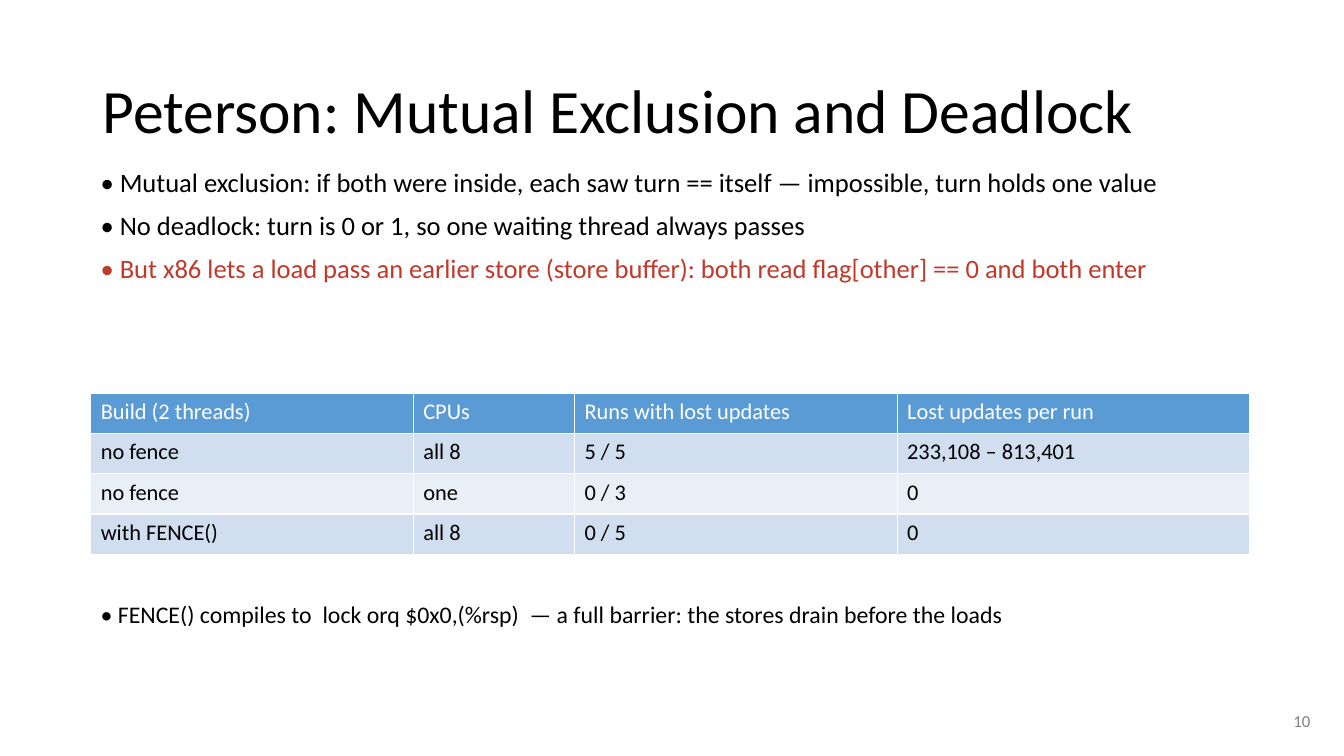
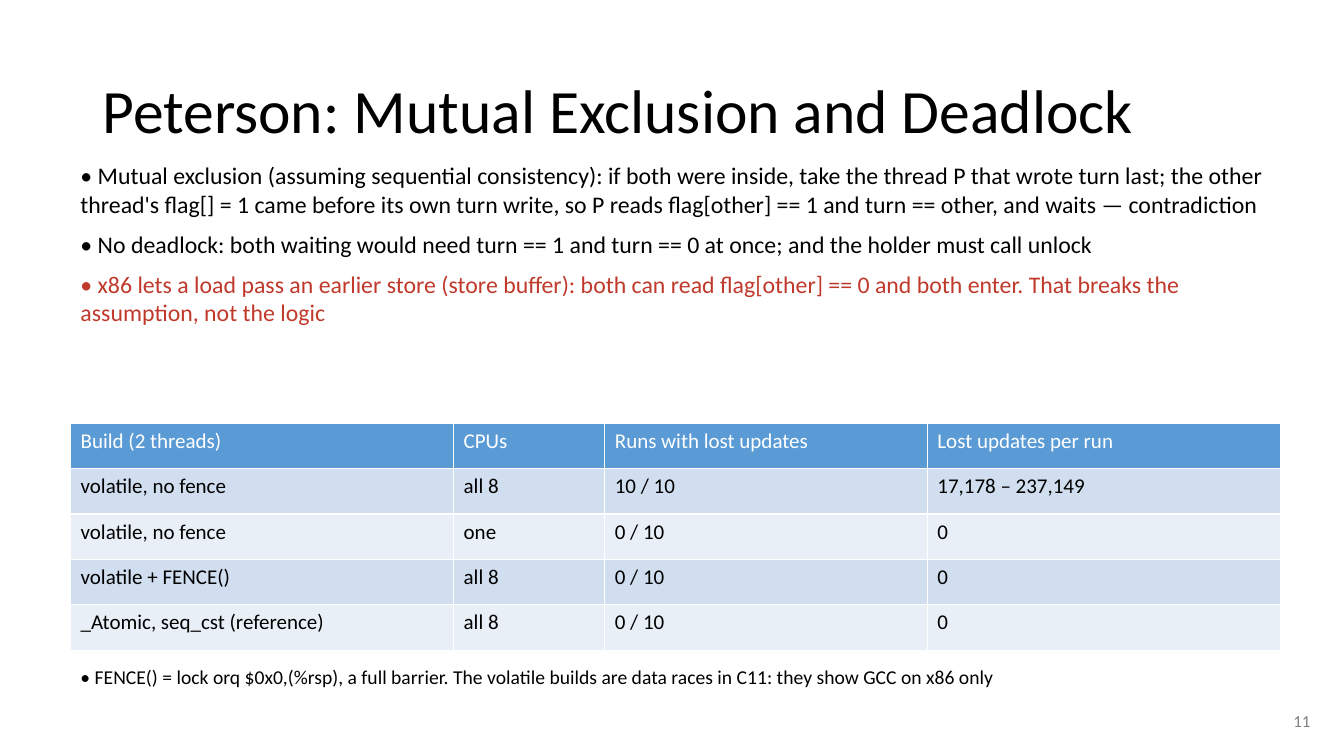
Before and after one commit to Kiatisakk/CPE333-OS, a slide deck: slide 11 of PS08/slides/PS08.pptx (slide 10 before the commit). Drawn at 1344x756 pixels with LibreOffice and Linux fonts; fonts in the diff are those of the drawing. Boxes give left, top, right and bottom in pixels: in the first picture for what was removed or moved away, otherwise in the second. Text is boxed around its words. In the diff, an @@ line names an element or a change of style, - is before the commit and + after.

```diff
--- a/PS08/slides/PS08.pptx
+++ b/PS08/slides/PS08.pptx
@@ text at (x1=80, y1=166, x2=1262, y2=325): text changed; size 19 to 17 pt @@
-• Mutual exclusion: if both were inside, each saw turn == itself — impossible, turn holds one value
-• No deadlock: turn is 0 or 1, so one waiting thread always passes
-• But x86 lets a load pass an earlier store (store buffer): both read flag[other] == 0 and both enter
+• Mutual exclusion (assuming sequential consistency): if both were inside, take the thread P that wrote turn last; the other thread's flag[] = 1 came before its own turn write, so P reads flag[other] == 1 and turn == other, and waits — contradiction
+• No deadlock: both waiting would need turn == 1 and turn == 0 at once; and the holder must call unlock
+• x86 lets a load pass an earlier store (store buffer): both can read flag[other] == 0 and both enter. That breaks the assumption, not the logic
@@ table at (x1=71, y1=423, x2=1280, y2=650) @@
-row 2: no fence | all 8 | 5 / 5 | 233,108 – 813,401
-row 3: no fence | one | 0 / 3 | 0
-row 4: with FENCE() | all 8 | 0 / 5 | 0
+row 2: volatile, no fence | all 8 | 10 / 10 | 17,178 – 237,149
+row 3: volatile, no fence | one | 0 / 10 | 0
+row 4: volatile + FENCE() | all 8 | 0 / 10 | 0
+row 5: _Atomic, seq_cst (reference) | all 8 | 0 / 10 | 0
@@ table resized from (x1=91, y1=393, x2=1250, y2=555) to (x1=71, y1=423, x2=1280, y2=650) @@
@@ text at (x1=95, y1=670, x2=993, y2=687): text changed; size 17 to 14 pt @@
-• FENCE() compiles to lock orq $0x0,(%rsp) — a full barrier: the stores drain before the loads
+• FENCE() = lock orq $0x0,(%rsp), a full barrier. The volatile builds are data races in C11: they show GCC on x86 only
@@ text at (x1=1293, y1=716, x2=1310, y2=727): text changed @@
-10
+11
```
Also in this commit, not shown: 28 other slides changed, 2 slides added, 12 other files.
